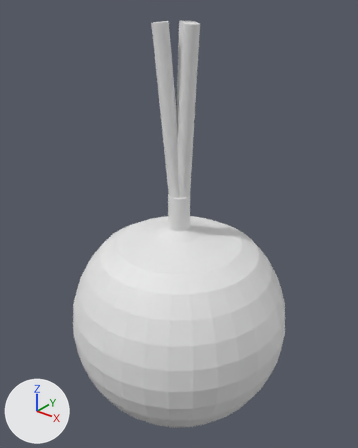
Before and after pictures for a commit that changed the Blender file Recipe-Game/Assets/Resources/Ingredients/Onion.blend.
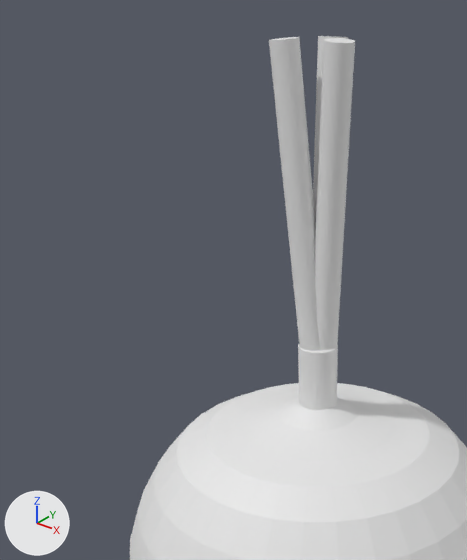
There are two pictures of each version: one whole from a camera (50 mm lens) standing at (1.297, -1.622, 1.52) and looking at (-0.022, 0.026, 0.498), one close up on the part from 0% to 73% of the width and 0% to 71% of the height. Arrows for +X, +Y and +Z are at lower left; the lights stay in place.
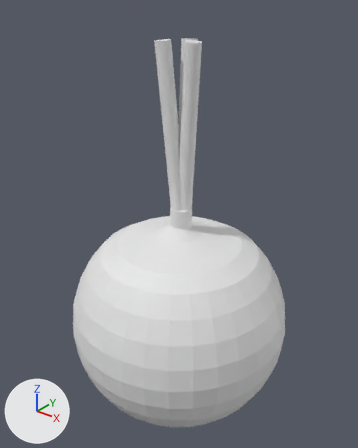
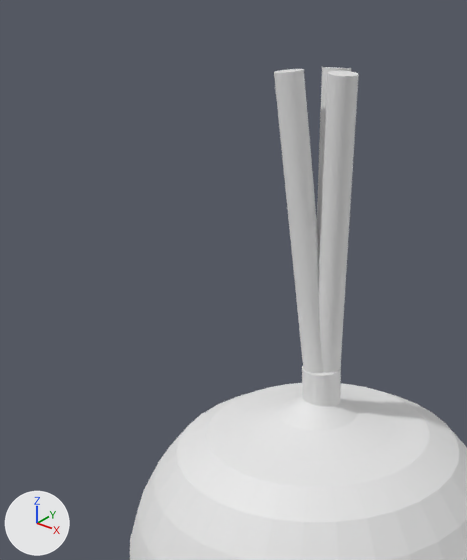
The newer file is also turned or shifted as a whole; pictures and numbers use the older file's frame.

Location of each change, [x1, y1, x2, y2] in pixels of the close-ups (467 x 560 px):
```json
{"object": "Cylinder.003", "change": "moved", "before": [315, 38, 355, 350], "after": [319, 71, 359, 373]}
{"object": "Cylinder.002", "change": "moved", "before": [269, 37, 320, 351], "after": [274, 69, 324, 373]}
{"object": "Cylinder", "change": "moved", "before": [298, 344, 338, 410], "after": [302, 366, 341, 406]}
{"object": "Cylinder.001", "change": "moved", "before": [313, 36, 348, 223], "after": [317, 67, 351, 252]}
```

Scene script edits in JSON lines:
```json
{"op": "set", "path": "ob_cylinder.location", "old": "(0.0, 0.0, 0.568)", "new": "(0.0, 0.014, 0.501)"}
{"op": "set", "path": "ob_cylinder_002.location", "old": "(-0.034, -0.026, 1.018)", "new": "(-0.034, -0.012, 0.951)"}
{"op": "set", "path": "ob_cylinder_001.location", "old": "(-0.009, 0.046, 1.018)", "new": "(-0.009, 0.06, 0.951)"}
{"op": "set", "path": "ob_cylinder_003.location", "old": "(0.039, 0.0, 1.018)", "new": "(0.039, 0.014, 0.951)"}
```
